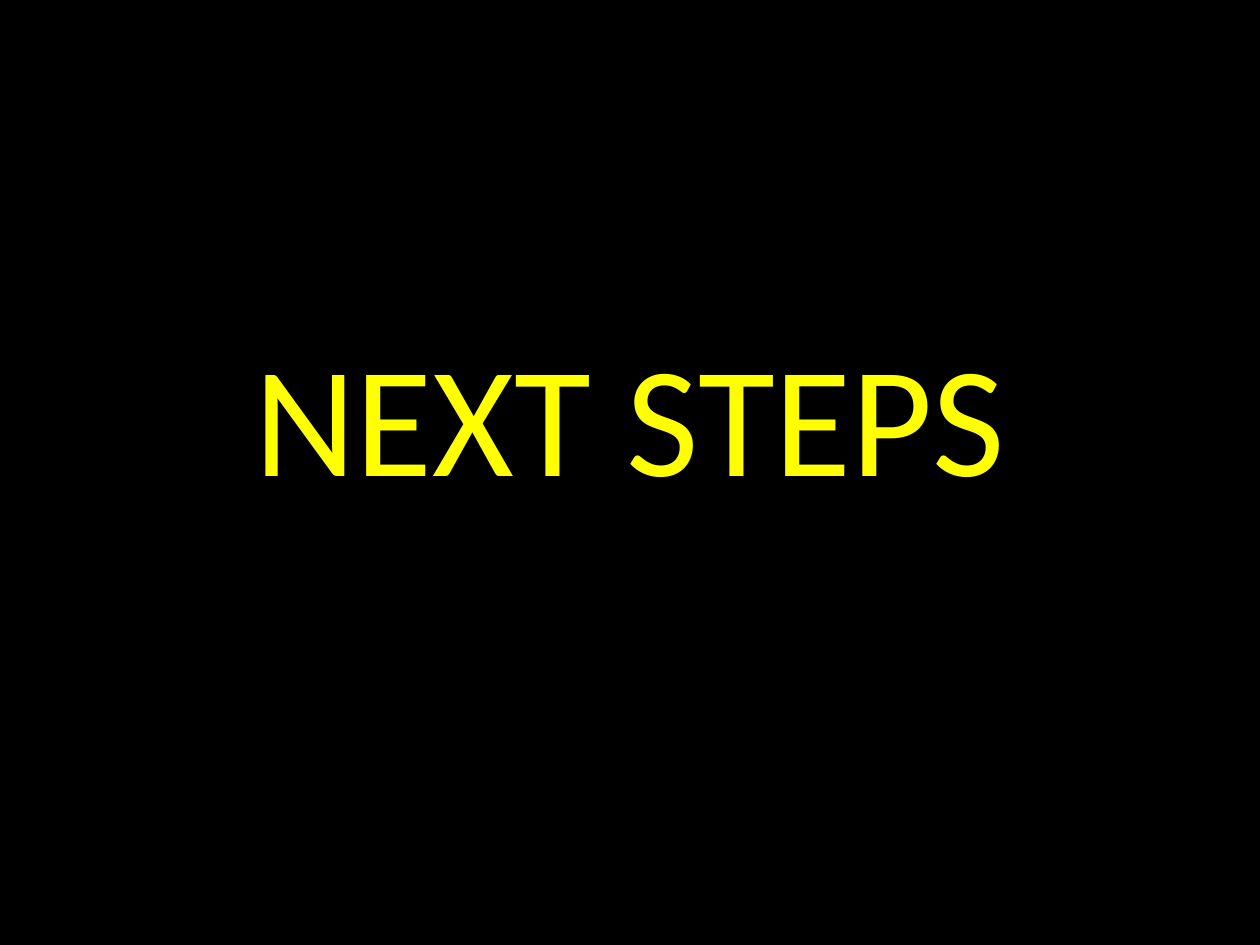
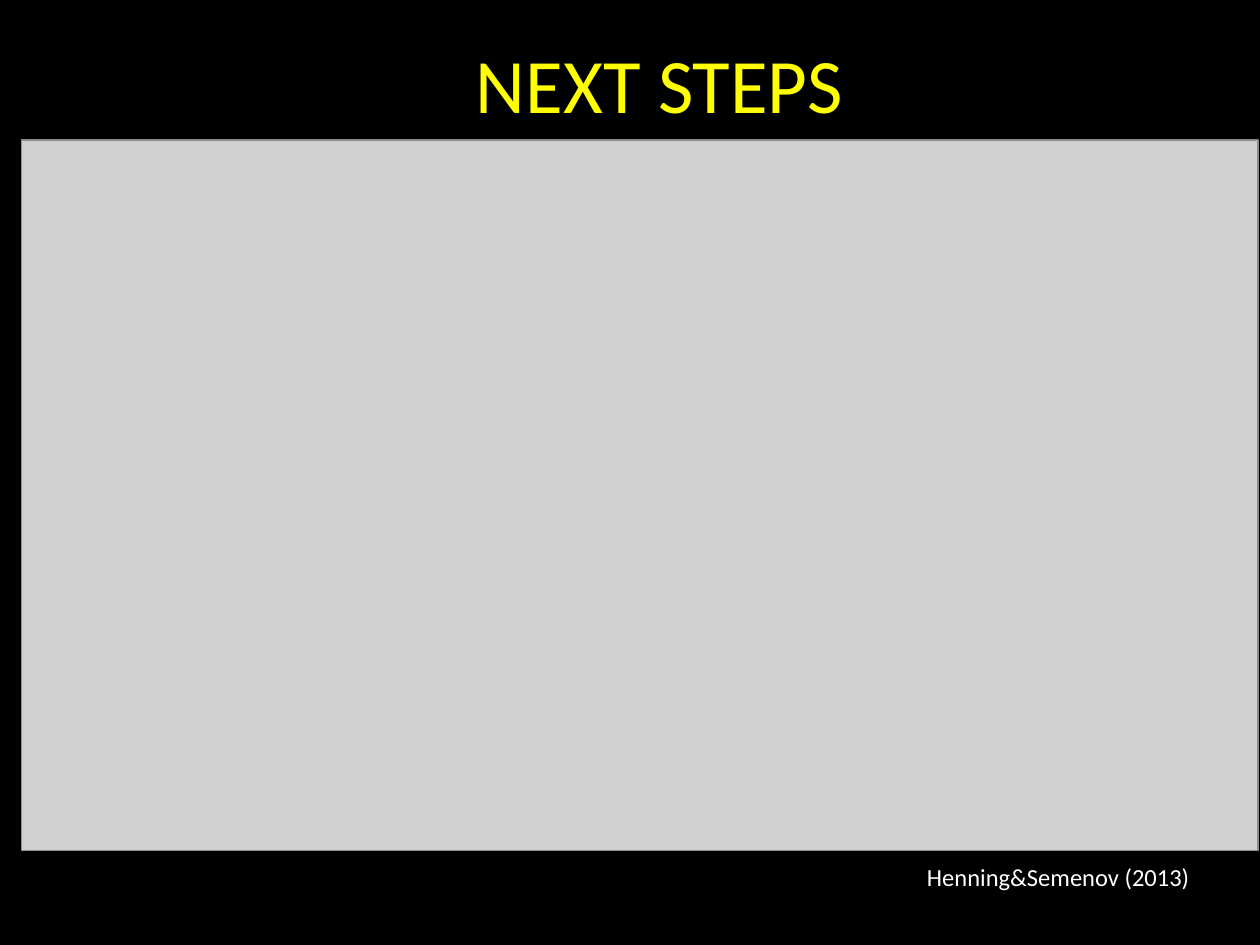
Before and after one commit to apiso/Thesis, a slide deck: slide 47 of slides/CIPS_talk.pptx. Drawn at 1260x945 pixels with LibreOffice and Linux fonts; fonts in the diff are those of the drawing; grey boxes stand for pictures. Boxes give left, top, right and bottom in pixels: in the first picture for what was removed or moved away, otherwise in the second. Text is boxed around its words. In the diff, an @@ line names an element or a change of style, - is before the commit and + after.

```diff
--- a/slides/CIPS_talk.pptx
+++ b/slides/CIPS_talk.pptx
@@ title "NEXT STEPS": place and size @@
-title "NEXT STEPS" at (254,373,1005,477)
+title "NEXT STEPS" at (476,63,843,114)
@@ title "NEXT STEPS" at (476,63,843,114): size 90 to 44 pt @@
@@ picture added at (21,140,1257,850) @@
@@ text added at (927,868,1190,891), 14 pt, text #FFFFFF @@
+Henning&Semenov (2013)
```
Also in this commit, not shown: 2 other slides changed, 1 slide added, 1 slide removed, 15 other files.
